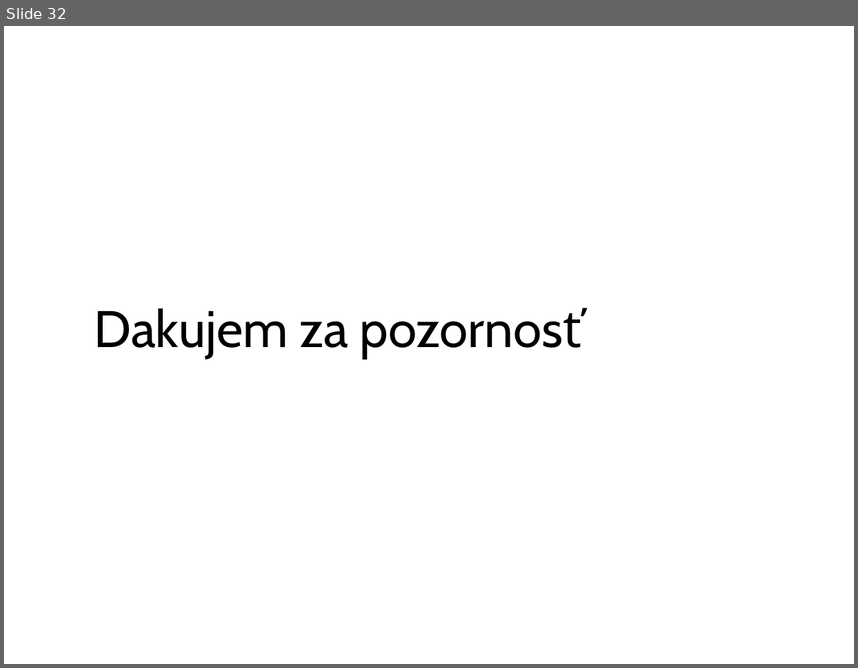
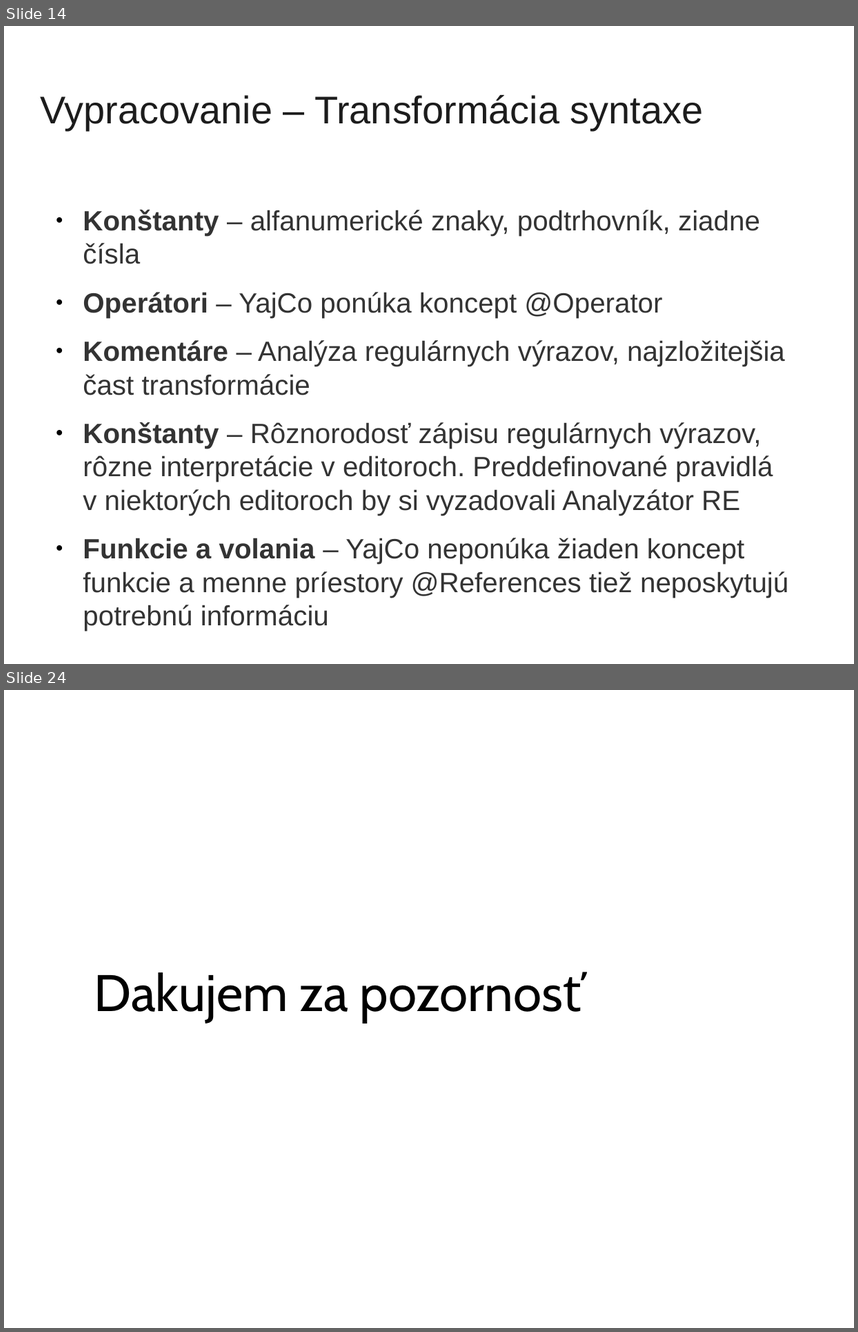
Before and after one commit to yin/syntaxer, a slide deck: obhajoba/bc2014-obhajoba15-prezentacia.odp. Shown one above the other, each under a label of ours: slide 32 before the commit, slides 14 and 24 after it; the slides between them are not shown. The pictures are 858x668 and 858x1332 pixels, drawn with LibreOffice and Linux fonts; fonts in the diff are those of the drawing; background and template pictures are left out. Boxes give left, top, right and bottom in pixels: in the first picture for what was removed or moved away, otherwise in the second. Text is boxed around its words. In the diff, an @@ line names an element or a change of style, - is before the commit and + after.

```diff
--- a/obhajoba/bc2014-obhajoba15-prezentacia.odp
+++ b/obhajoba/bc2014-obhajoba15-prezentacia.odp
@@ slide 14 added at [4, 26, 854, 664], background picture (left out) @@
@@ title added at [41, 95, 703, 130], 36 pt, text #1C1C1C @@
+Vypracovanie – Transformácia syntaxe
@@ text added at [83, 210, 789, 630], 26 pt, text #333333 @@
+● Konštanty – alfanumerické znaky, podtrhovník, ziadne čísla
+● Operátori – YajCo ponúka koncept @Operator
+● Komentáre – Analýza regulárnych výrazov, najzložitejšia čast transformácie
+● Konštanty – Rôznorodosť zápisu regulárnych výrazov, rôzne interpretácie v editoroch. Preddefinované pravidlá v niektorých editoroch by si vyzadovali Analyzátor RE
+● Funkcie a volania – YajCo neponúka žiaden koncept funkcie a menne príestory @References tiež neposkytujú potrebnú informáciu
@@ what was slide 32 is now slide 24 @@
```
Also in this commit, not shown: 15 slides changed, 10 other slides added, 22 slides removed, 2 other files.
